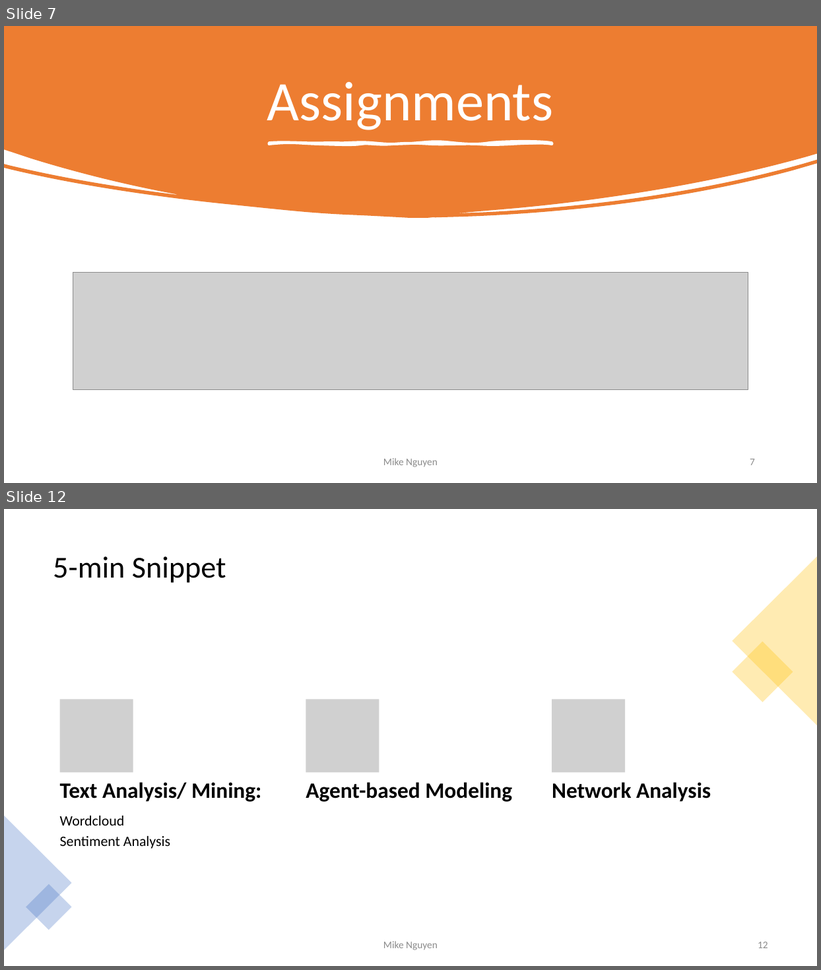
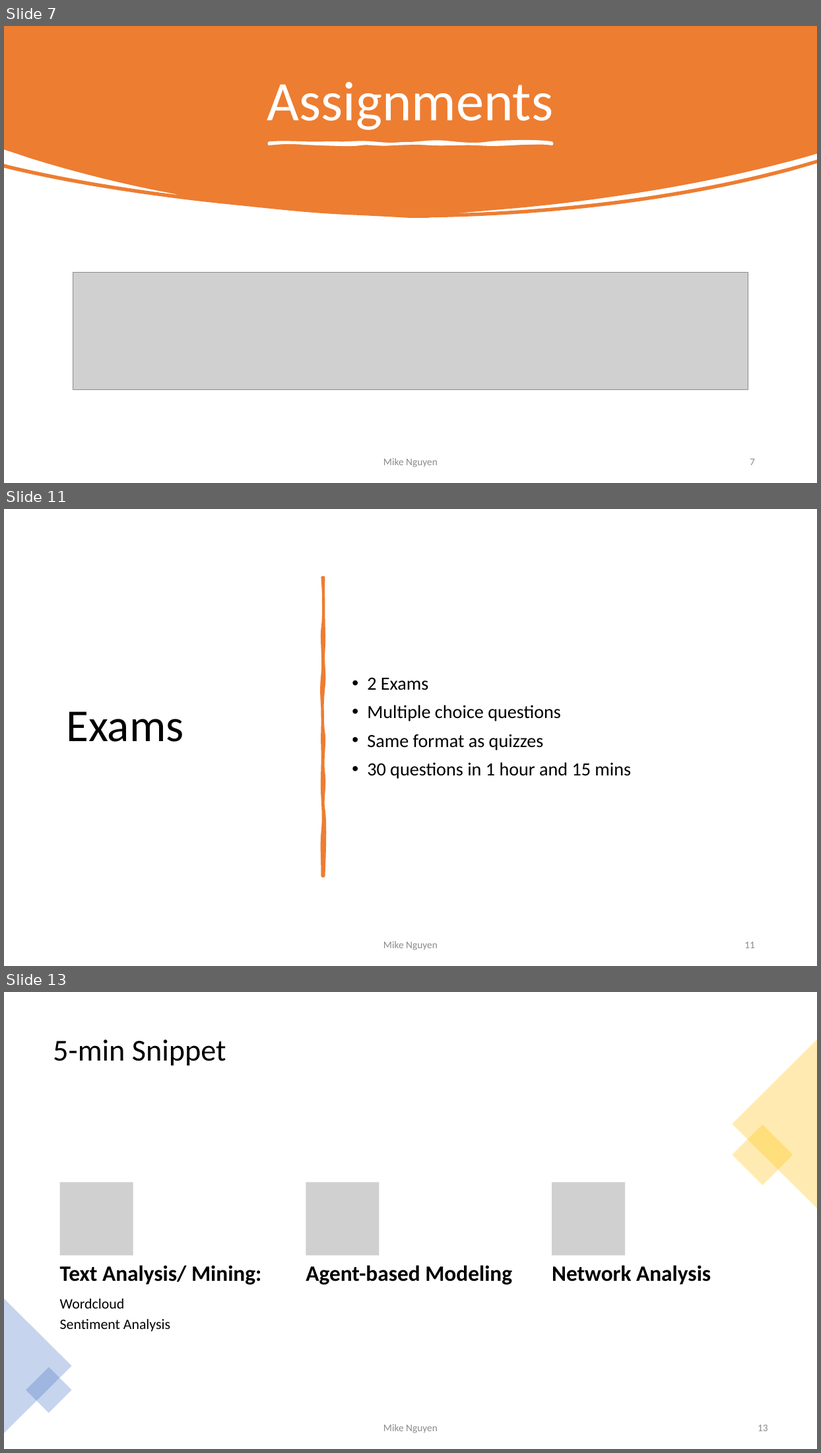
Before and after one commit to mikenguyen13/mar4050, a slide deck: lectures/1/1_Introduction to Marketing Research.pptx. Shown one above the other, each under a label of ours: slides 7 and 12 before the commit, slides 7, 11 and 13 after it; the slides between them are not shown. The pictures are 821x970 and 821x1453 pixels, drawn with LibreOffice and Linux fonts; fonts in the diff are those of the drawing; grey boxes stand for pictures. Boxes give left, top, right and bottom in pixels: in the first picture for what was removed or moved away, otherwise in the second. Text is boxed around its words. In the diff, an @@ line names an element or a change of style, - is before the commit and + after.

```diff
--- a/lectures/1/1_Introduction to Marketing Research.pptx
+++ b/lectures/1/1_Introduction to Marketing Research.pptx
@@ slide 11 added at box(4, 509, 817, 966), background #FFFFFF @@
@@ freeform shape added at box(322, 578, 323, 876), fill #ED7D31, outline #ED7D31 3.25 pt @@
@@ text added at box(367, 677, 631, 779), 22 pt, text #000000 @@
+• 2 Exams
+• Multiple choice questions
+• Same format as quizzes
+• 30 questions in 1 hour and 15 mins
@@ title added at box(66, 712, 184, 742), 54 pt, text #000000 @@
+Exams
@@ text added at box(384, 941, 438, 951), 12 pt, text #8C8C8C @@
+Mike Nguyen
@@ page number added at box(745, 942, 755, 949), 12 pt, text #8C8C8C @@
+11
@@ what was slide 12 is now slide 13 @@
@@ page number at box(758, 1425, 768, 1432): text changed @@
-12
+13
```
Also in this commit, not shown: 7 slides changed, 1 other slide added, 5 other files.
